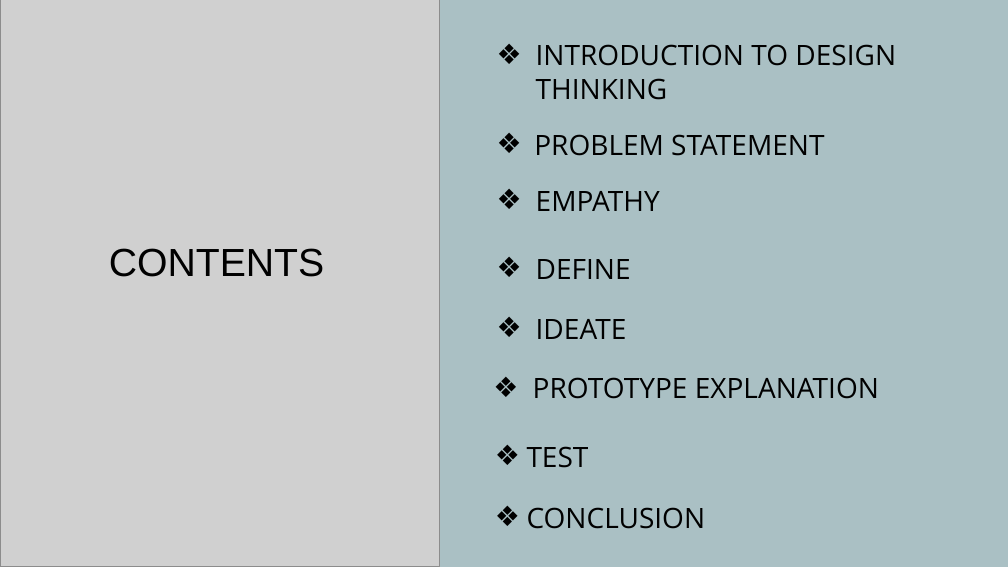
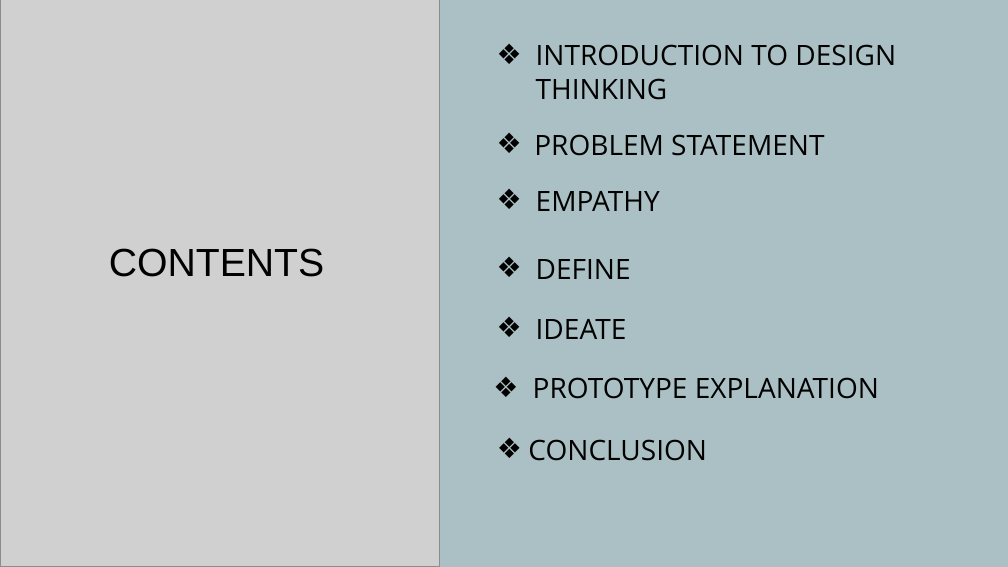
Before and after one commit to hemanthkumar29/design-think-website, a slide deck: slide 3 of public/team_presentations/team_13_presentation.pptx. Drawn at 1008x567 pixels with LibreOffice and Linux fonts; fonts in the diff are those of the drawing; grey boxes stand for pictures. Boxes give left, top, right and bottom in pixels: in the first picture for what was removed or moved away, otherwise in the second. Text is boxed around its words. In the diff, an @@ line names an element or a change of style, - is before the commit and + after.

```diff
--- a/public/team_presentations/team_13_presentation.pptx
+++ b/public/team_presentations/team_13_presentation.pptx
@@ text "CONCLUSION": place and size @@
-text "CONCLUSION" at (527, 507, 706, 529)
+text "CONCLUSION" at (528, 439, 707, 461)
@@ text removed at (527, 446, 589, 468) @@
-❖ TEST
```
Also in this commit, not shown: 1 other slide changed, 1 other file.
